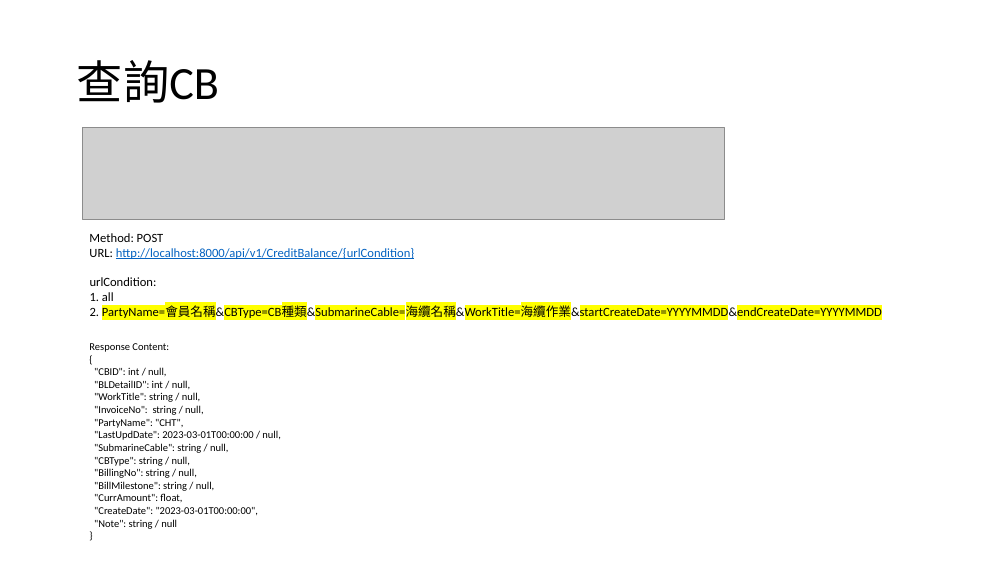
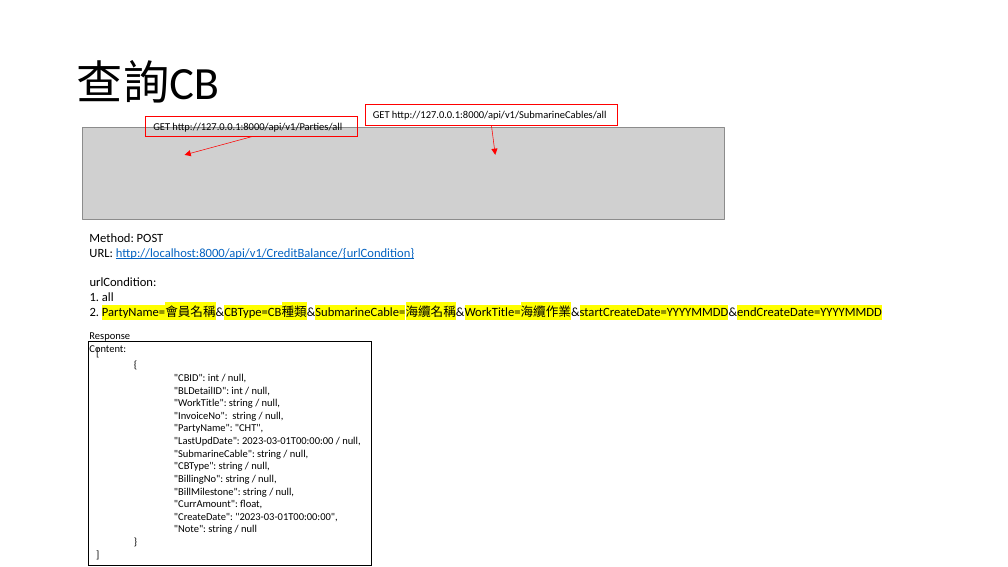
Before and after one commit to appletime81/cbp-sys-api, a slide deck: slide 3 of CBP專案/API Document/CB API.pptx. Drawn at 1008x567 pixels with LibreOffice and Linux fonts; fonts in the diff are those of the drawing; grey boxes stand for pictures. Boxes give left, top, right and bottom in pixels: in the first picture for what was removed or moved away, otherwise in the second. Text is boxed around its words. In the diff, an @@ line names an element or a change of style, - is before the commit and + after.

```diff
--- a/CBP專案/API Document/CB API.pptx
+++ b/CBP專案/API Document/CB API.pptx
@@ rectangle added at <box>146,116,358,137</box>, outline #FF0000 0.75 pt, 10 pt, text #000000 @@
+GET http://127.0.0.1:8000/api/v1/Parties/all
@@ rectangle added at <box>365,105,617,126</box>, outline #FF0000 0.75 pt, 10 pt, text #000000 @@
+GET http://127.0.0.1:8000/api/v1/SubmarineCables/all
@@ arrow added from (252, 137) to (185, 155), #FF0000 0.5 pt @@
@@ arrow added from (492, 125) to (495, 155), #FF0000 0.5 pt @@
@@ text in rectangle at <box>88,342,372,566</box>: paragraph added @@
+]
@@ rectangle "[": place and size @@
-rectangle "[" at <box>89,343,280,529</box>
+rectangle "[" at <box>88,342,372,566</box>
@@ rectangle "[" at <box>88,342,372,566</box>: outline none to #000000 0.75 pt @@
@@ text in rectangle at <box>89,343,169,352</box>: text changed @@
-Response Content:
+[
@@ text added at <box>89,332,130,355</box>, 10 pt, text #000000 @@
+Response Content:
@@ text in rectangle at <box>174,373,360,534</box>: list level 1 to 2 in "{"; list level 1 to 3 in ""CBID": int / null,"; list level 1 to 3 in ""BLDetailID": int / null,"; list level 1 to 3 in ""WorkTitle": string / null,"; list level 1 to 3 in ""InvoiceNo": string / null,"; list level 1 to 3 in ""PartyName": "CHT","; list level 1 to 3 in ""LastUpdDate": 2023-03-01T00:00:00 / null,"; list level 1 to 3 in ""SubmarineCable": string / null,"; list level 1 to 3 in ""CBType": string / null,"; list level 1 to 3 in ""BillingNo": string / null,"; list level 1 to 3 in ""BillMilestone": string / null,"; list level 1 to 3 in ""CurrAmount": float,"; list level 1 to 3 in ""CreateDate": "2023-03-01T00:00:00","; list level 1 to 3 in ""Note": string / null"; list level 1 to 2 in "}" @@
```
Also in this commit, not shown: 1 slide added, 9 other files.
